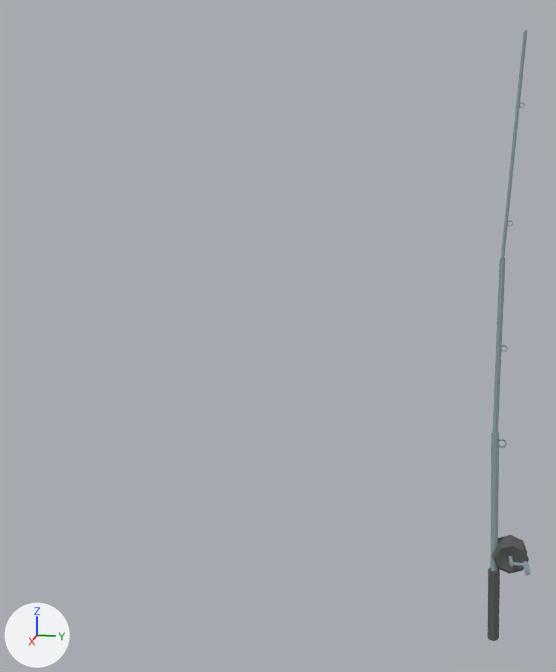
The glTF model public/models/fishing_rod.glb as it was, and as the next commit left it.
Both versions are drawn from a 50 mm camera at (34.2, -4.2, 18.6) aimed at (0.2, -11.0, 10.1). Lighting does not change. The marker at lower left points along +X, +Y and +Z. Where no turn or scale is listed for an object, it has been applied to the vertices.

The first picture shows 'Fishing_Pole_Circle.001'.
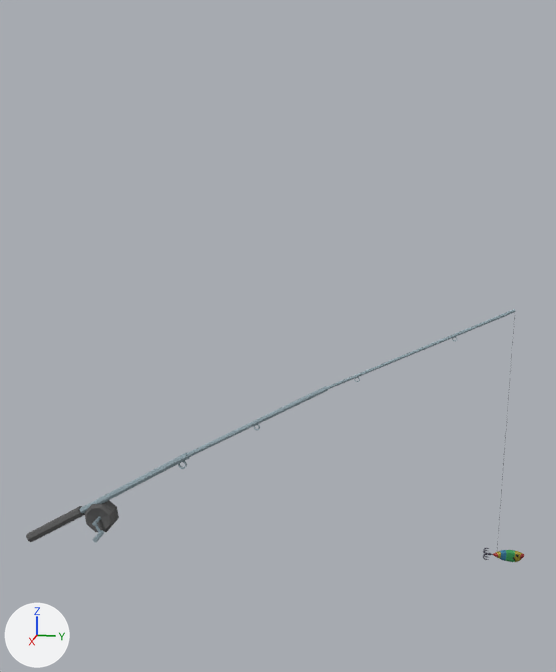
Boxes (x1, y1, x2, y2) around the edits, measured in the pictures (556 x 672 px):
'Fishing_Pole_Circle.001', moved, turned
    before: (487, 30, 531, 641)
    after: (26, 309, 516, 542)
'Lure_4', added
    after: (483, 548, 524, 562)

The change in detail:
Material 'Metal' (mat_metal) is new.
Its base color is (0.0854, 0.0859, 0.122) (dark blue #525362).
Its metallic is 0.4.
Its roughness is 0.415.
Material 'Black' (mat_black) is new.
Its base color is (0.0265, 0.0265, 0.0265) (black #2d2d2d).
Its metallic is 0.4.
Its roughness is 0.415.
Material 'Lure_Yellow' (mat_lure_yellow) is new.
Its base color is (0.358, 0.297, 0.0318) (yellow #a19432).
Its metallic is 0.4.
Its roughness is 0.415.
Material 'Lure_Blue' (mat_lure_blue) is new.
Its base color is (0.045, 0.214, 0.358) (blue #3c7fa1).
Its metallic is 0.4.
Its roughness is 0.415.
Material 'Lure_Red' (mat_lure_red) is new.
Its base color is (0.358, 0.038, 0.0328) (red #a13733).
Its metallic is 0.4.
Its roughness is 0.415.
Material 'Lure_Green' (mat_lure_green) is new.
Its base color is (0.0498, 0.358, 0.111) (green #3fa15e).
Its metallic is 0.4.
Its roughness is 0.415.
Mesh me_lure_4 is new.
It has 460 vertices, 872 faces and spans x -0.31..0.31, y -1.18..0.69, z -0.3..0.31.
Faces by material slot: [120, 72, 134, 72, 210, 264].
It uses material mat_lure_yellow (yellow #a19432).
It uses material mat_lure_green (green #3fa15e).
It uses material mat_lure_red (red #a13733).
It uses material mat_lure_blue (blue #3c7fa1).
It uses material mat_metal (dark blue #525362).
It uses material mat_black (black #2d2d2d).
Object 'Fishing_Pole_Circle.001' (ob_fishing_pole_circle_001) moves from (0.0, 0.0, 0.0) to (-0.08, -20.49, 0.0).
Object 'Fishing_Pole_Circle.001' (ob_fishing_pole_circle_001) turns from (0, 0, 0) to (-62, 0, 0) degrees about x, y and z.
Object 'Lure_4' (ob_lure_4) is new; it shows me_lure_4.
Its location is (0.0, 0.0, 0.0).
